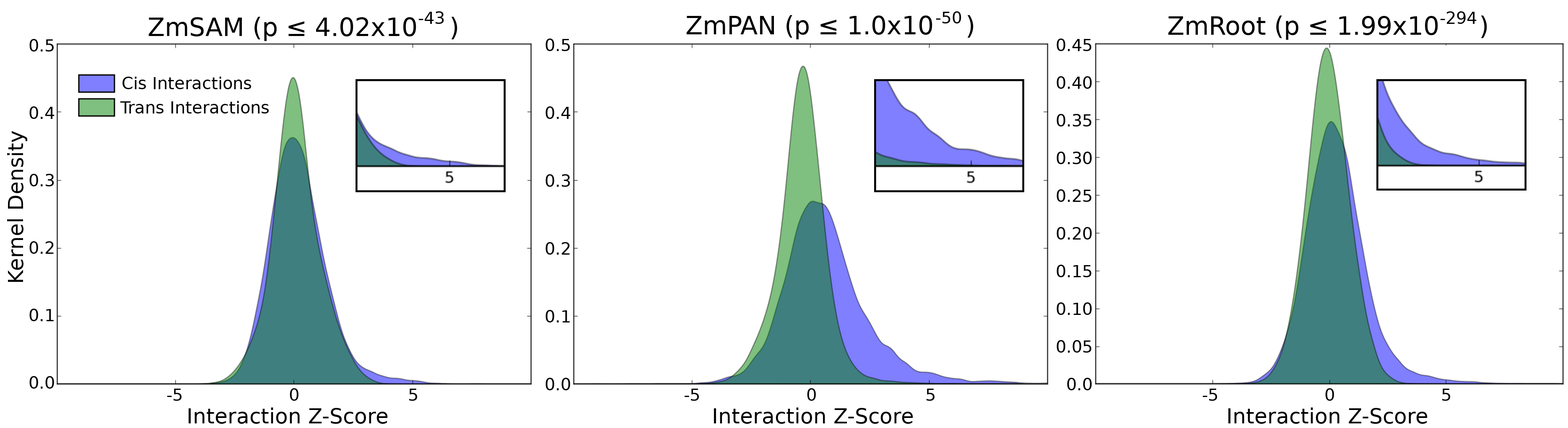
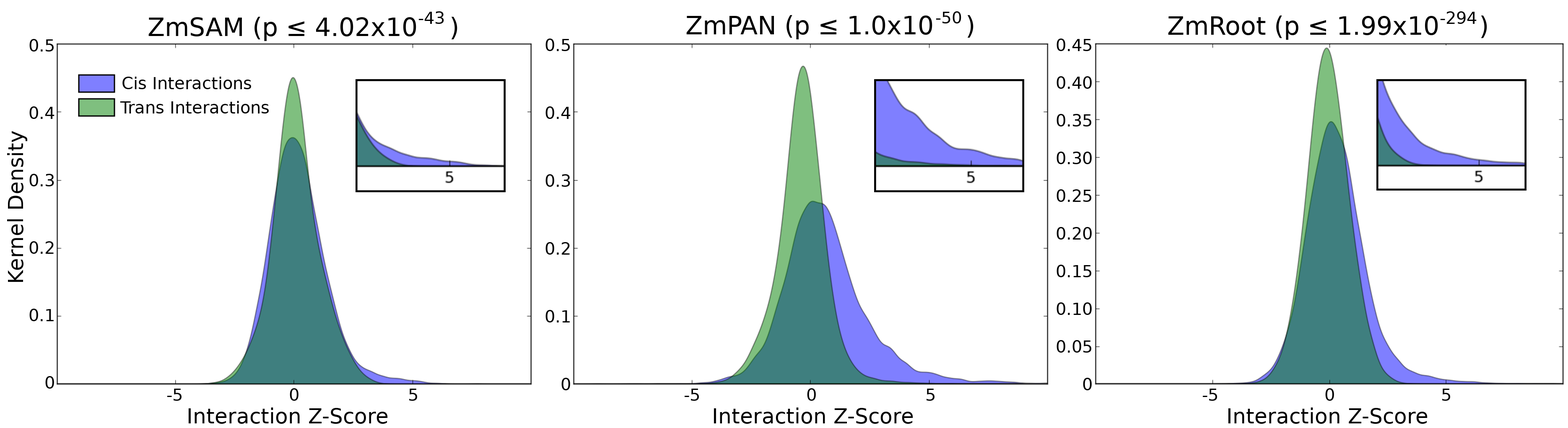
Two versions of the same layered image (1568×428). Layer-by-layer changes:
painted on "0.5 ... #1" over [29, 376, 43, 390]
painted on "0.5 ..." over [545, 378, 559, 391]
painted on "ZmRoot Y Axis" over [1066, 378, 1081, 391]
